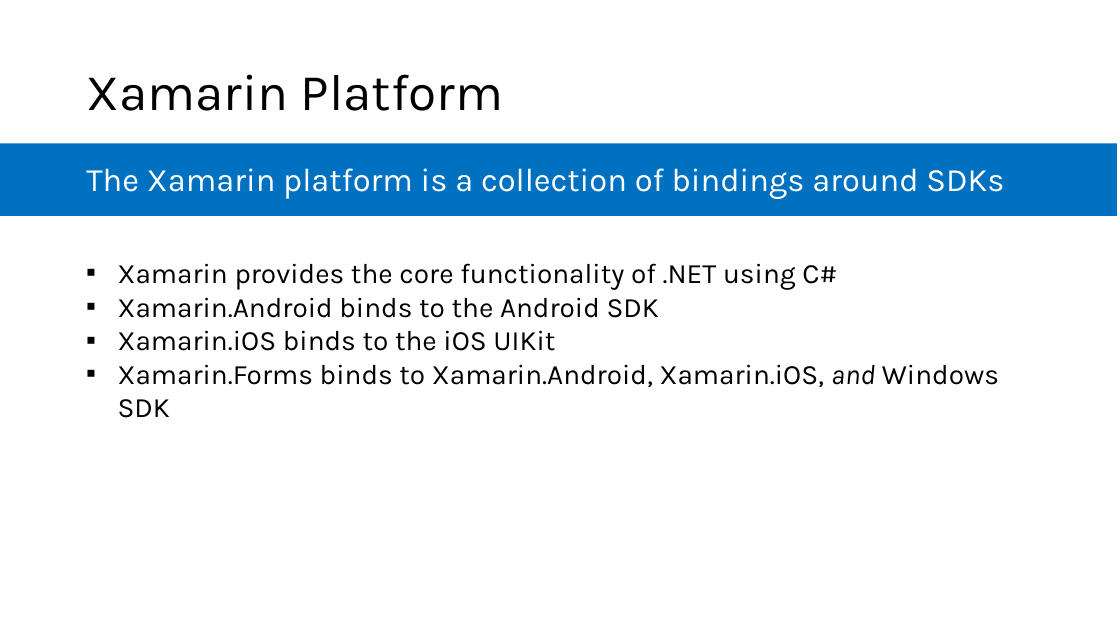
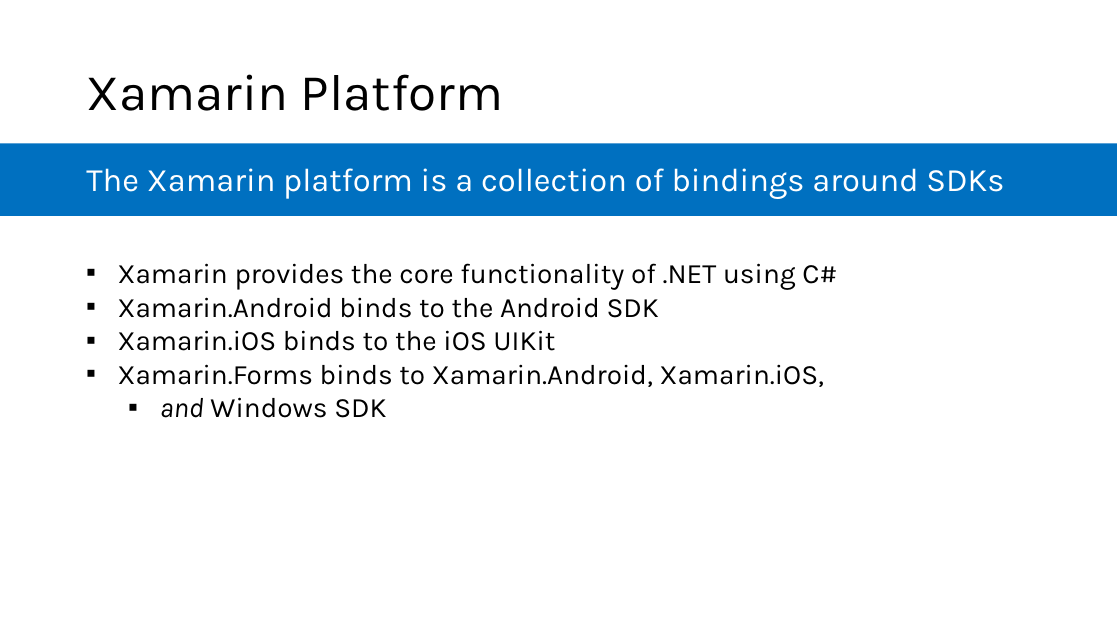
Before and after one commit to microsoft/AcademicContent, a slide deck: slide 20 of Complimentary Course Content/Module3/Lessons/Module3_Lesson02 Understanding Xamarin.pptx. Drawn at 1120x630 pixels with LibreOffice and Linux fonts; fonts in the diff are those of the drawing. Boxes give left, top, right and bottom in pixels: in the first picture for what was removed or moved away, otherwise in the second. Text is boxed around its words. In the diff, an @@ line names an element or a change of style, - is before the commit and + after.

```diff
--- a/Complimentary Course Content/Module3/Lessons/Module3_Lesson02 Understanding Xamarin.pptx
+++ b/Complimentary Course Content/Module3/Lessons/Module3_Lesson02 Understanding Xamarin.pptx
@@ text at (118, 364, 825, 418): text changed @@
-▪ Xamarin.Forms binds to Xamarin.Android, Xamarin.iOS, and Windows SDK
+▪ Xamarin.Forms binds to Xamarin.Android, Xamarin.iOS,
+  ▪ and Windows SDK
```
Also in this commit, not shown: 1 slide added, 6 other files.
